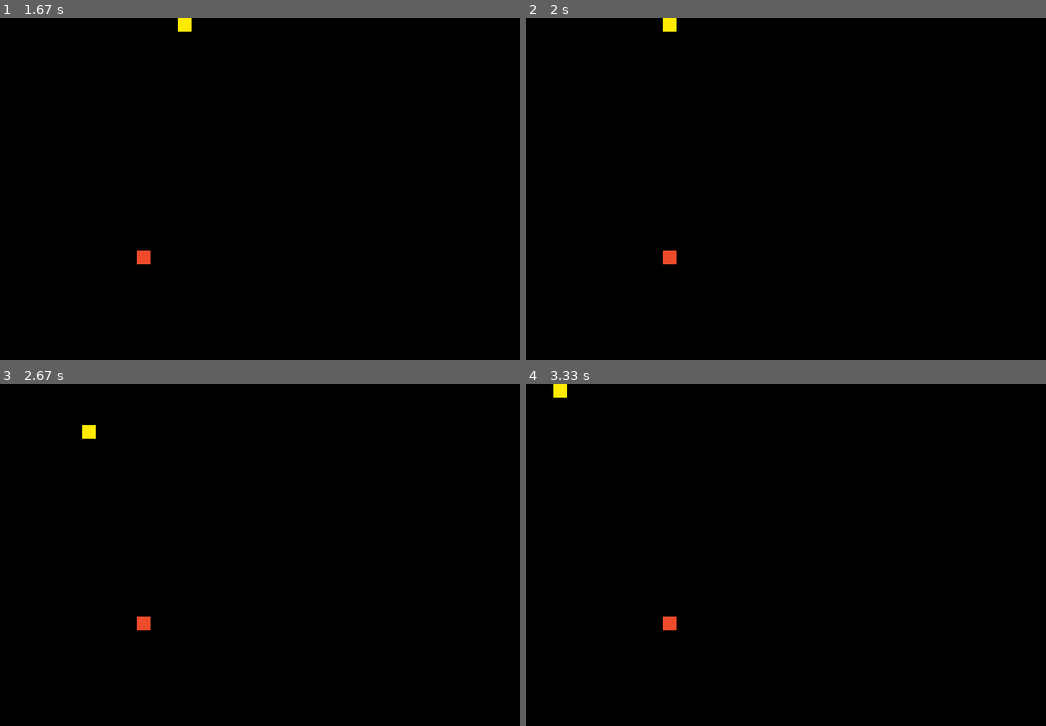
Above: before the commit, frames 1-4 (two rows, left to right).
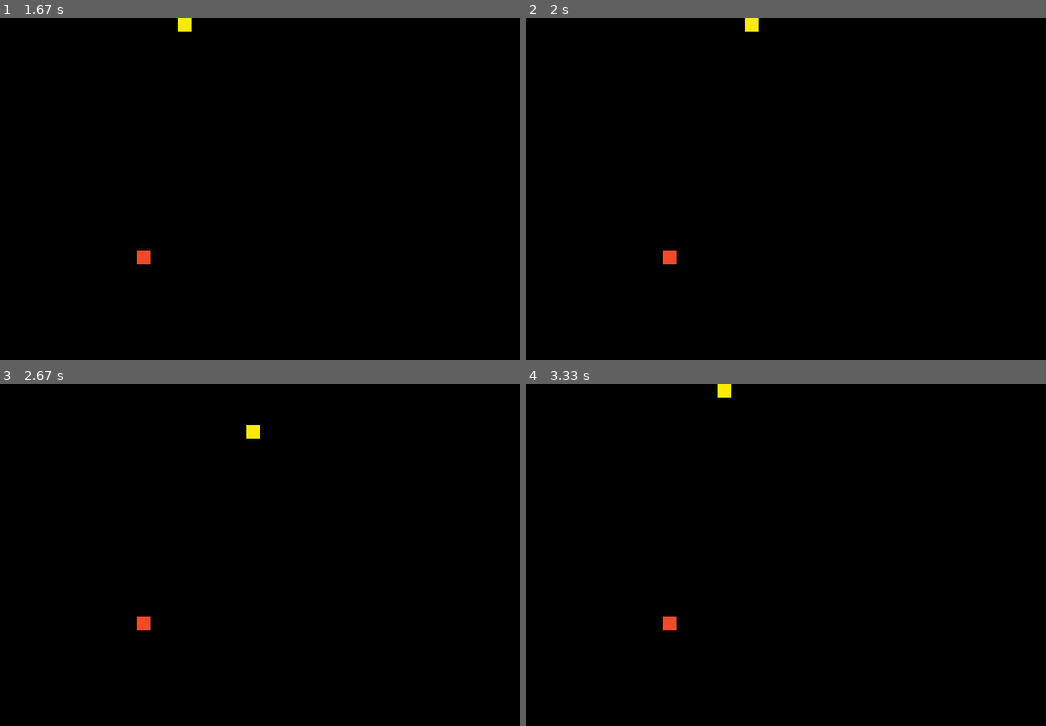
Above: after the commit, the same moments.

Repository: ChrisOber98/pygame_snake
Game: pygame game, started from main.py
Same seed, same stepped clock (60 frames per second), same inputs: the game is played once before the commit and once after it.
Inputs:
- Up to frame 1 (1.67 s): hold D 0.33-0.8 s; hold D 1.17-1.63 s
- Up to frame 2 (2 s): hold A from 1.67 s (still down)
- Up to frame 3 (2.67 s): release A at 2.2 s; hold S 2.23-2.53 s; hold A from 2.57 s (still down)
- Up to frame 4 (3.33 s): release A at 2.97 s; hold W from 3 s (still down)

Frame 1 is identical in both runs. In frame 2, 0.2% of the frame differs, in the area x 26-45%, y 0-4%; in frame 3, 0.2%; in frame 4, 0.2%.

Commit message:
Add check to make sure snake cant double back

Diff:
--- a/game.py
+++ b/game.py
@@ -68,13 +68,17 @@
         """Handles what happens when pygame.KEYDOWN happens."""
 
         if event.key == pygame.K_w:
-            self.snake.direction = Direction.UP
+            if self.snake.previous_direction != Direction.DOWN:
+                self.snake.direction = Direction.UP
         if event.key == pygame.K_s:
-            self.snake.direction = Direction.DOWN
+            if self.snake.previous_direction != Direction.UP:
+                self.snake.direction = Direction.DOWN
         if event.key == pygame.K_a:
-            self.snake.direction = Direction.LEFT
+            if self.snake.previous_direction != Direction.RIGHT:
+                self.snake.direction = Direction.LEFT
         if event.key == pygame.K_d:
-            self.snake.direction = Direction.RIGHT
+            if self.snake.previous_direction != Direction.LEFT:
+                self.snake.direction = Direction.RIGHT
 
     def update_screen(self):
         """Update the screen."""
--- a/snake.py
+++ b/snake.py
@@ -40,6 +40,7 @@
 
         # Directional Values
         self.direction = Direction.IDLE
+        self.previous_direction = Direction.IDLE
 
         # Previous Value
         self.previous_rect = None
@@ -57,6 +58,9 @@
         """Update snake position."""
 
         self.previous_rect= self.rect
+        self.previous_direction = self.direction
+
+        print(f"previous dir {self.previous_direction}\ndir {self.direction}")
 
         if self.direction == Direction.DOWN:
             self.row += self.settings.snake_speed
